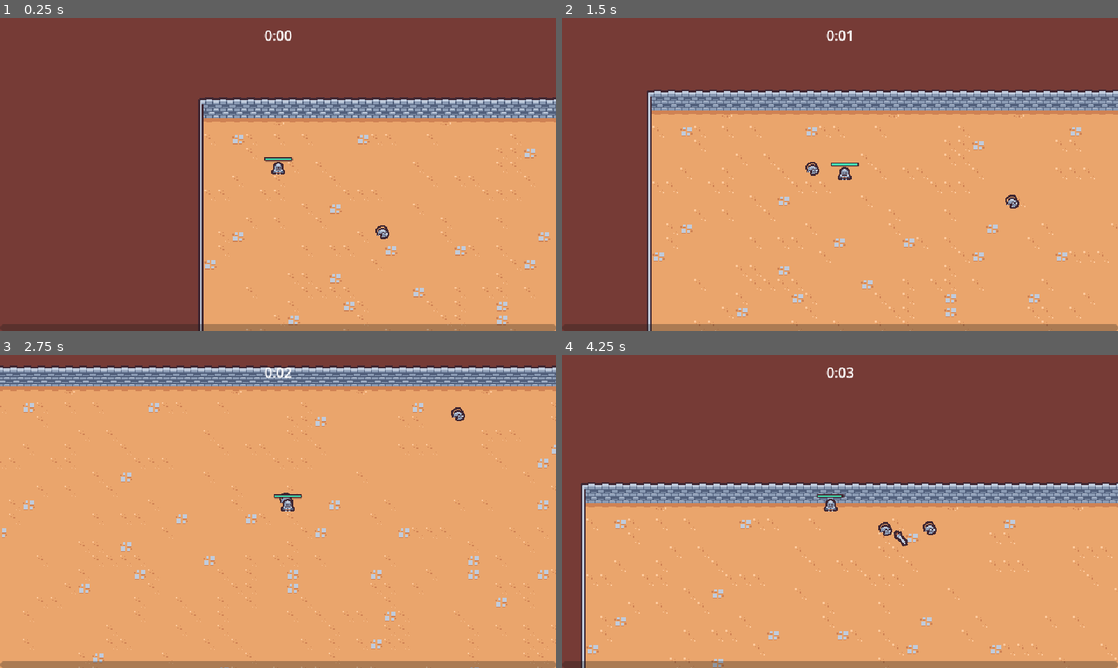
Above: before the commit, frames 1-4 (two rows, left to right).
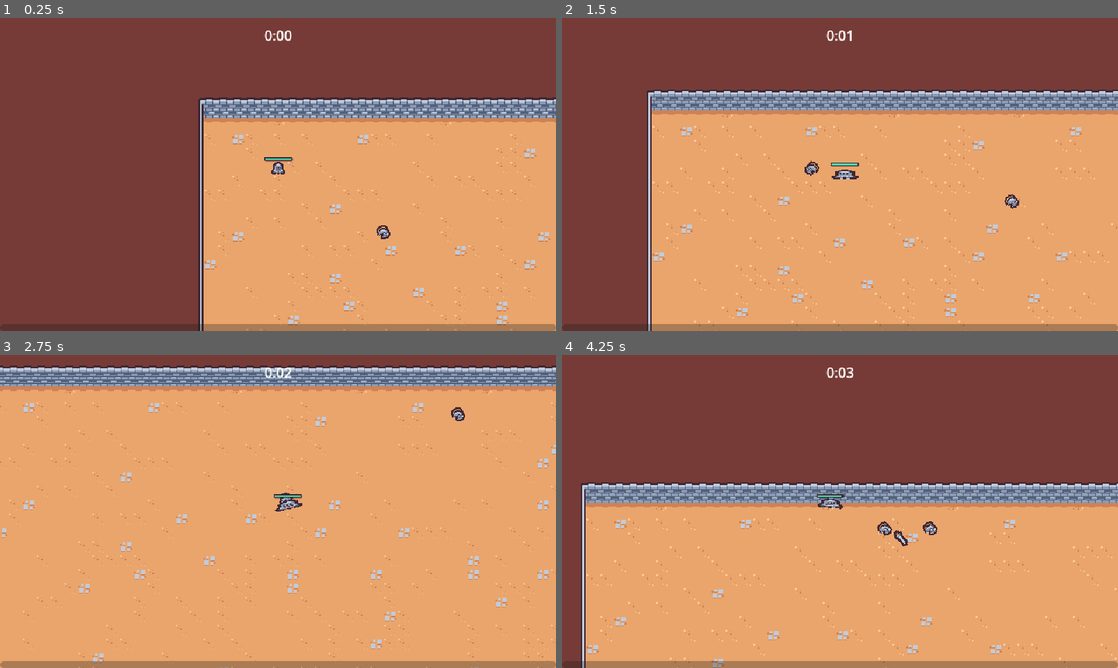
Above: after the commit, the same moments.

Repository: danielsyang/surviving_godot
Game: Godot game, scene res://scenes/main.tscn
Same seed, same stepped clock (60 frames per second), same inputs: the game is played once before the commit and once after it.
Inputs (mouse positions are in pixels of both pictures, inside the frame that each line leads up to):
- Up to frame 1 (0.25 s): no input
- Up to frame 2 (1.5 s): move the mouse to (962, 158) at 0.52 s; press the mouse at (962, 158) at 0.53 s; hold D (move_right) 0.53-1.28 s; move the mouse to (728, 190) at 1.27 s; release the mouse at (728, 190) at 1.28 s; hold S (move_down) from 1.28 s (still down); click (728, 190) at 1.35 s
- Up to frame 3 (2.75 s): tap Enter at 2 s; move the mouse to (222, 511) at 2.02 s; release S (move_down) at 2.03 s; press the mouse at (222, 511) at 2.03 s; hold D (move_right) from 2.03 s (still down)
- Up to frame 4 (4.25 s): move the mouse to (812, 574) at 2.77 s; release D (move_right) at 2.78 s; release the mouse at (812, 574) at 2.78 s; hold W (move_up) 2.78-3.53 s; click (812, 574) at 2.85 s; move the mouse to (1006, 558) at 3.52 s; press the mouse at (1006, 558) at 3.53 s; hold A (move_left) from 3.53 s (still down)

The runs differ from the first frame. In frame 1, less than 0.1% of the frame differs, in the area x 67-71%, y 66-71%; in frame 2, 0.2%, in the area x 43-83%, y 45-61%; in frame 3, 0.1%; in frame 4, 0.2%.

Commit message:
feat: death animations

Diff:
--- a/scenes/abilities/axe_ability.tscn
+++ b/scenes/abilities/axe_ability.tscn
@@ -3,6 +3,21 @@
 [ext_resource type="Texture2D" uid="uid://04oxt8x0hqsm" path="res://assets/axe.png" id="1_qk6ny"]
 [ext_resource type="Script" uid="uid://ble6sfs4qewn1" path="res://scripts/axe_ability.gd" id="1_vhfjx"]
 [ext_resource type="Script" uid="uid://b1cwtgl02glam" path="res://scripts/hitbox_component.gd" id="3_4kw8l"]
+
+[sub_resource type="Animation" id="Animation_e7wc8"]
+length = 0.001
+tracks/0/type = "value"
+tracks/0/imported = false
+tracks/0/enabled = true
+tracks/0/path = NodePath("Sprite2D:rotation")
+tracks/0/interp = 1
+tracks/0/loop_wrap = true
+tracks/0/keys = {
+"times": PackedFloat32Array(0),
+"transitions": PackedFloat32Array(1),
+"update": 0,
+"values": [0.0]
+}
 
 [sub_resource type="Animation" id="Animation_4kw8l"]
 resource_name = "default"
@@ -19,21 +34,6 @@
 "transitions": PackedFloat32Array(1, 1),
 "update": 0,
 "values": [0.0, 6.28319]
-}
-
-[sub_resource type="Animation" id="Animation_e7wc8"]
-length = 0.001
-tracks/0/type = "value"
-tracks/0/imported = false
-tracks/0/enabled = true
-tracks/0/path = NodePath("Sprite2D:rotation")
-tracks/0/interp = 1
-tracks/0/loop_wrap = true
-tracks/0/keys = {
-"times": PackedFloat32Array(0),
-"transitions": PackedFloat32Array(1),
-"update": 0,
-"values": [0.0]
 }
 
 [sub_resource type="AnimationLibrary" id="AnimationLibrary_e7wc8"]
--- a/scenes/basic_enemy.tscn
+++ b/scenes/basic_enemy.tscn
@@ -1,10 +1,97 @@
-[gd_scene load_steps=8 format=3 uid="uid://81uvmbq4pi77"]
+[gd_scene load_steps=12 format=3 uid="uid://81uvmbq4pi77"]
 
 [ext_resource type="Texture2D" uid="uid://cn5ovpwsjyc6p" path="res://assets/rat_enemy.png" id="1_3i4hm"]
 [ext_resource type="Script" uid="uid://c5yss46aub7ny" path="res://scripts/basic_enemy.gd" id="1_md22f"]
 [ext_resource type="PackedScene" uid="uid://lexp4sryyi61" path="res://scenes/vial_drop_component.tscn" id="2_cuegt"]
 [ext_resource type="PackedScene" uid="uid://dqkfk1a227sh7" path="res://scenes/health_component.tscn" id="2_fn5nn"]
 [ext_resource type="PackedScene" uid="uid://h35x7lromt12" path="res://scenes/hurtbox_component.tscn" id="4_wm70f"]
+[ext_resource type="PackedScene" uid="uid://mstoobmcqnfa" path="res://scenes/death_component.tscn" id="6_ve544"]
+
+[sub_resource type="Animation" id="Animation_ve544"]
+length = 0.001
+tracks/0/type = "value"
+tracks/0/imported = false
+tracks/0/enabled = true
+tracks/0/path = NodePath("Visuals/Sprite2D:position")
+tracks/0/interp = 1
+tracks/0/loop_wrap = true
+tracks/0/keys = {
+"times": PackedFloat32Array(0),
+"transitions": PackedFloat32Array(1),
+"update": 0,
+"values": [Vector2(0, -4)]
+}
+tracks/1/type = "value"
+tracks/1/imported = false
+tracks/1/enabled = true
+tracks/1/path = NodePath("Visuals/Sprite2D:rotation")
+tracks/1/interp = 1
+tracks/1/loop_wrap = true
+tracks/1/keys = {
+"times": PackedFloat32Array(0),
+"transitions": PackedFloat32Array(1),
+"update": 0,
+"values": [0.0]
+}
+tracks/2/type = "value"
+tracks/2/imported = false
+tracks/2/enabled = true
+tracks/2/path = NodePath("Visuals/Sprite2D:scale")
+tracks/2/interp = 1
+tracks/2/loop_wrap = true
+tracks/2/keys = {
+"times": PackedFloat32Array(0),
+"transitions": PackedFloat32Array(1),
+"update": 0,
+"values": [Vector2(1, 1)]
+}
+
+[sub_resource type="Animation" id="Animation_wm70f"]
+resource_name = "walk"
+length = 0.4
+loop_mode = 1
+tracks/0/type = "value"
+tracks/0/imported = false
+tracks/0/enabled = true
+tracks/0/path = NodePath("Visuals/Sprite2D:position")
+tracks/0/interp = 2
+tracks/0/loop_wrap = true
+tracks/0/keys = {
+"times": PackedFloat32Array(0, 0.1, 0.3),
+"transitions": PackedFloat32Array(1, 1, 1),
+"update": 0,
+"values": [Vector2(0, -4), Vector2(-1, -4), Vector2(1, -4)]
+}
+tracks/1/type = "value"
+tracks/1/imported = false
+tracks/1/enabled = true
+tracks/1/path = NodePath("Visuals/Sprite2D:rotation")
+tracks/1/interp = 2
+tracks/1/loop_wrap = true
+tracks/1/keys = {
+"times": PackedFloat32Array(0, 0.1, 0.2, 0.3),
+"transitions": PackedFloat32Array(1, 1, 1, 1),
+"update": 0,
+"values": [0.0, -0.261799, 0.261799, -0.261799]
+}
+tracks/2/type = "value"
+tracks/2/imported = false
+tracks/2/enabled = true
+tracks/2/path = NodePath("Visuals/Sprite2D:scale")
+tracks/2/interp = 2
+tracks/2/loop_wrap = true
+tracks/2/keys = {
+"times": PackedFloat32Array(0),
+"transitions": PackedFloat32Array(1),
+"update": 0,
+"values": [Vector2(1, 1)]
+}
+
+[sub_resource type="AnimationLibrary" id="AnimationLibrary_qhw0p"]
+_data = {
+&"RESET": SubResource("Animation_ve544"),
+&"walk": SubResource("Animation_wm70f")
+}
 
 [sub_resource type="CircleShape2D" id="CircleShape2D_wm70f"]
 
@@ -16,22 +103,36 @@
 collision_mask = 9
 script = ExtResource("1_md22f")
 
+[node name="AnimationPlayer" type="AnimationPlayer" parent="."]
+libraries = {
+&"": SubResource("AnimationLibrary_qhw0p")
+}
+autoplay = "walk"
+
 [node name="VialDropComponent" parent="." node_paths=PackedStringArray("health_component") instance=ExtResource("2_cuegt")]
 health_component = NodePath("../HealthComponent")
 
 [node name="HealthComponent" parent="." instance=ExtResource("2_fn5nn")]
 
+[node name="DeathComponent" parent="." node_paths=PackedStringArray("health_component", "sprite") instance=ExtResource("6_ve544")]
+health_component = NodePath("../HealthComponent")
+sprite = NodePath("../Visuals/Sprite2D")
+
 [node name="HurtboxComponent" parent="." node_paths=PackedStringArray("health_component") instance=ExtResource("4_wm70f")]
+visible = false
 health_component = NodePath("../HealthComponent")
 
 [node name="CollisionShape2D2" type="CollisionShape2D" parent="HurtboxComponent"]
 position = Vector2(0, -5)
 shape = SubResource("CircleShape2D_wm70f")
 
-[node name="Sprite2D" type="Sprite2D" parent="."]
+[node name="Visuals" type="Node2D" parent="."]
+
+[node name="Sprite2D" type="Sprite2D" parent="Visuals"]
 position = Vector2(0, -4)
 texture = ExtResource("1_3i4hm")
 
 [node name="CollisionShape2D" type="CollisionShape2D" parent="."]
+visible = false
 position = Vector2(0, -5)
 shape = SubResource("CircleShape2D_3i4hm")
--- /dev/null
+++ b/scenes/death_component.tscn
@@ -0,0 +1,90 @@
+[gd_scene load_steps=9 format=3 uid="uid://mstoobmcqnfa"]
+
+[ext_resource type="Texture2D" uid="uid://cn5ovpwsjyc6p" path="res://assets/rat_enemy.png" id="1_2fvp8"]
+[ext_resource type="Script" uid="uid://cr385iqp3lsn2" path="res://scripts/death_component.gd" id="1_mas11"]
+
+[sub_resource type="Animation" id="Animation_mas11"]
+length = 0.001
+tracks/0/type = "value"
+tracks/0/imported = false
+tracks/0/enabled = true
+tracks/0/path = NodePath("GPUParticles2D:emitting")
+tracks/0/interp = 1
+tracks/0/loop_wrap = true
+tracks/0/keys = {
+"times": PackedFloat32Array(0),
+"transitions": PackedFloat32Array(1),
+"update": 1,
+"values": [false]
+}
+
+[sub_resource type="Animation" id="Animation_2fvp8"]
+resource_name = "default"
+tracks/0/type = "value"
+tracks/0/imported = false
+tracks/0/enabled = true
+tracks/0/path = NodePath("GPUParticles2D:emitting")
+tracks/0/interp = 1
+tracks/0/loop_wrap = true
+tracks/0/keys = {
+"times": PackedFloat32Array(0),
+"transitions": PackedFloat32Array(1),
+"update": 1,
+"values": [true]
+}
+tracks/1/type = "method"
+tracks/1/imported = false
+tracks/1/enabled = true
+tracks/1/path = NodePath(".")
+tracks/1/interp = 1
+tracks/1/loop_wrap = true
+tracks/1/keys = {
+"times": PackedFloat32Array(1),
+"transitions": PackedFloat32Array(1),
+"values": [{
+"args": [],
+"method": &"queue_free"
+}]
+}
+
+[sub_resource type="AnimationLibrary" id="AnimationLibrary_mas11"]
+_data = {
+&"RESET": SubResource("Animation_mas11"),
+&"default": SubResource("Animation_2fvp8")
+}
+
+[sub_resource type="Curve" id="Curve_2fvp8"]
+_data = [Vector2(0, 1), 0.0, 0.0, 0, 0, Vector2(0.364629, 1), 0.0, 0.0, 0, 0, Vector2(1, 0), 0.0, 0.0, 0, 0]
+point_count = 3
+
+[sub_resource type="CurveTexture" id="CurveTexture_mas11"]
+curve = SubResource("Curve_2fvp8")
+
+[sub_resource type="ParticleProcessMaterial" id="ParticleProcessMaterial_2fvp8"]
+particle_flag_disable_z = true
+direction = Vector3(0, -1, 0)
+spread = 30.0
+initial_velocity_min = 125.0
+initial_velocity_max = 250.0
+angular_velocity_min = -720.0
+angular_velocity_max = 720.0
+gravity = Vector3(0, 400, 0)
+scale_curve = SubResource("CurveTexture_mas11")
+
+[node name="DeathComponent" type="Node2D"]
+script = ExtResource("1_mas11")
+
+[node name="AnimationPlayer" type="AnimationPlayer" parent="."]
+libraries = {
+&"": SubResource("AnimationLibrary_mas11")
+}
+
+[node name="GPUParticles2D" type="GPUParticles2D" parent="."]
+emitting = false
+amount = 1
+texture = ExtResource("1_2fvp8")
+lifetime = 0.65
+one_shot = true
+fixed_fps = 0
+interpolate = false
+process_material = SubResource("ParticleProcessMaterial_2fvp8")
--- a/scenes/player.tscn
+++ b/scenes/player.tscn
@@ -1,9 +1,96 @@
-[gd_scene load_steps=10 format=3 uid="uid://ivrkw26x0v4x"]
+[gd_scene load_steps=13 format=3 uid="uid://ivrkw26x0v4x"]
 
 [ext_resource type="Texture2D" uid="uid://r3loegouopj4" path="res://assets/player.png" id="1_3vyb7"]
 [ext_resource type="Script" uid="uid://cey1wycowisan" path="res://scripts/player.gd" id="1_g2els"]
 [ext_resource type="PackedScene" uid="uid://dqkfk1a227sh7" path="res://scenes/health_component.tscn" id="2_dqkch"]
 [ext_resource type="PackedScene" uid="uid://cukuj7po1msxn" path="res://scenes/abilities/controller/sword_ability_controller.tscn" id="2_qhqgy"]
+
+[sub_resource type="Animation" id="Animation_qlg0r"]
+length = 0.001
+tracks/0/type = "value"
+tracks/0/imported = false
+tracks/0/enabled = true
+tracks/0/path = NodePath("Visuals/Sprite2D:position")
+tracks/0/interp = 1
+tracks/0/loop_wrap = true
+tracks/0/keys = {
+"times": PackedFloat32Array(0),
+"transitions": PackedFloat32Array(1),
+"update": 0,
+"values": [Vector2(0, -8)]
+}
+tracks/1/type = "value"
+tracks/1/imported = false
+tracks/1/enabled = true
+tracks/1/path = NodePath("Visuals/Sprite2D:rotation")
+tracks/1/interp = 1
+tracks/1/loop_wrap = true
+tracks/1/keys = {
+"times": PackedFloat32Array(0),
+"transitions": PackedFloat32Array(1),
+"update": 0,
+"values": [0.0]
+}
+tracks/2/type = "value"
+tracks/2/imported = false
+tracks/2/enabled = true
+tracks/2/path = NodePath("Visuals/Sprite2D:scale")
+tracks/2/interp = 1
+tracks/2/loop_wrap = true
+tracks/2/keys = {
+"times": PackedFloat32Array(0),
+"transitions": PackedFloat32Array(1),
+"update": 0,
+"values": [Vector2(1, 1)]
+}
+
+[sub_resource type="Animation" id="Animation_dqkch"]
+resource_name = "walk"
+length = 0.5
+loop_mode = 1
+step = 0.1
+tracks/0/type = "value"
+tracks/0/imported = false
+tracks/0/enabled = true
+tracks/0/path = NodePath("Visuals/Sprite2D:position")
+tracks/0/interp = 2
+tracks/0/loop_wrap = true
+tracks/0/keys = {
+"times": PackedFloat32Array(0, 0.1, 0.3),
+"transitions": PackedFloat32Array(1, 1, 1),
+"update": 0,
+"values": [Vector2(0, -8), Vector2(0, -12), Vector2(0, -8)]
+}
+tracks/1/type = "value"
+tracks/1/imported = false
+tracks/1/enabled = true
+tracks/1/path = NodePath("Visuals/Sprite2D:rotation")
+tracks/1/interp = 2
+tracks/1/loop_wrap = true
+tracks/1/keys = {
+"times": PackedFloat32Array(0, 0.1, 0.3, 0.4),
+"transitions": PackedFloat32Array(1, 1, 1, 1),
+"update": 0,
+"values": [0.0, -0.261799, 0.263207, 0.0]
+}
+tracks/2/type = "value"
+tracks/2/imported = false
+tracks/2/enabled = true
+tracks/2/path = NodePath("Visuals/Sprite2D:scale")
+tracks/2/interp = 2
+tracks/2/loop_wrap = true
+tracks/2/keys = {
+"times": PackedFloat32Array(0, 0.3),
+"transitions": PackedFloat32Array(1, 3.24901),
+"update": 0,
+"values": [Vector2(1, 1), Vector2(2, 0.7)]
+}
+
+[sub_resource type="AnimationLibrary" id="AnimationLibrary_qlg0r"]
+_data = {
+&"RESET": SubResource("Animation_qlg0r"),
+&"walk": SubResource("Animation_dqkch")
+}
 
 [sub_resource type="StyleBoxFlat" id="StyleBoxFlat_qlg0r"]
 bg_color = Color(0.247059, 0.14902, 0.192157, 1)
@@ -34,6 +121,11 @@
 motion_mode = 1
 script = ExtResource("1_g2els")
 
+[node name="AnimationPlayer" type="AnimationPlayer" parent="."]
+libraries = {
+&"": SubResource("AnimationLibrary_qlg0r")
+}
+
 [node name="HealthComponent" parent="." instance=ExtResource("2_dqkch")]
 
 [node name="AbilityManager" type="Node" parent="."]
@@ -63,7 +155,15 @@
 position = Vector2(0, -5)
 shape = SubResource("CircleShape2D_qhqgy")
 
+[node name="Visuals" type="Node2D" parent="."]
+rotation = -0.0028671
+
+[node name="Sprite2D" type="Sprite2D" parent="Visuals"]
+position = Vector2(0, -8)
+texture = ExtResource("1_3vyb7")
+
 [node name="HurtboxArea" type="Area2D" parent="."]
+visible = false
 collision_layer = 0
 collision_mask = 8
 
@@ -71,11 +171,8 @@
 position = Vector2(0, -8)
 shape = SubResource("CircleShape2D_dqkch")
 
-[node name="Sprite2D" type="Sprite2D" parent="."]
-position = Vector2(0, -8)
-texture = ExtResource("1_3vyb7")
-
 [node name="CollisionShape2D" type="CollisionShape2D" parent="."]
+visible = false
 position = Vector2(0, -5)
 shape = SubResource("CircleShape2D_3vyb7")
 
--- a/scripts/basic_enemy.gd
+++ b/scripts/basic_enemy.gd
@@ -3,12 +3,18 @@
 const MAX_SPEED = 100
 
 @onready var health_component: HealthComponent = $HealthComponent;
+@onready var visuals: Node2D = $Visuals;
 
-# Called every frame. 'delta' is the elapsed time since the previous frame.
 func _process(_delta: float) -> void:
 	var direction = get_direction_to_player()
 	velocity = direction * MAX_SPEED
 	move_and_slide()
+
+	var move_sign = sign(velocity.x)
+
+	if move_sign != 0:
+		visuals.scale = Vector2(-move_sign, 1)
+
 
 func get_direction_to_player() -> Vector2:
 	var player_node = get_tree().get_first_node_in_group("player") as Node2D
--- /dev/null
+++ b/scripts/death_component.gd
@@ -0,0 +1,21 @@
+extends Node2D
+
+@export var health_component: Node
+@export var sprite: Sprite2D
+
+func _ready() -> void:
+    $GPUParticles2D.texture = sprite.texture
+    health_component.died.connect(on_died)
+
+func on_died():
+    if owner == null || not owner is Node2D:
+        return
+
+    var spawn_position = owner.global_position
+    var entities = get_tree().get_first_node_in_group("entities_layer")
+
+    get_parent().remove_child(self)
+    entities.add_child(self)
+
+    global_position = spawn_position
+    $AnimationPlayer.play("default")
--- a/scripts/player.gd
+++ b/scripts/player.gd
@@ -7,6 +7,9 @@
 @onready var health_component: HealthComponent = $HealthComponent
 @onready var health_bar: ProgressBar = $HealthBar
 @onready var abilityManager: Node = $AbilityManager
+@onready var animationPlayer: AnimationPlayer = $AnimationPlayer
+@onready var visuals: Node2D = $Visuals
+
 
 var number_colliding_bodies: int = 0
 
@@ -26,6 +29,14 @@
 
 	velocity = velocity.lerp(target_velocity, 1 - exp(-delta * ACCELERATION_SMOOTHING))
 	move_and_slide()
+
+	if movement_vector.x != 0 || movement_vector.y != 0:
+		animationPlayer.play("walk")
+	else:
+		animationPlayer.play("RESET")
+
+	if movement_vector.x != 0:
+		visuals.scale = Vector2(-movement_vector.x, 1)
 
 func get_movement_vector() -> Vector2:
 	var x_movement = Input.get_action_strength("move_right") - Input.get_action_strength("move_left")
Not shown, added: scripts/death_component.gd.uid
